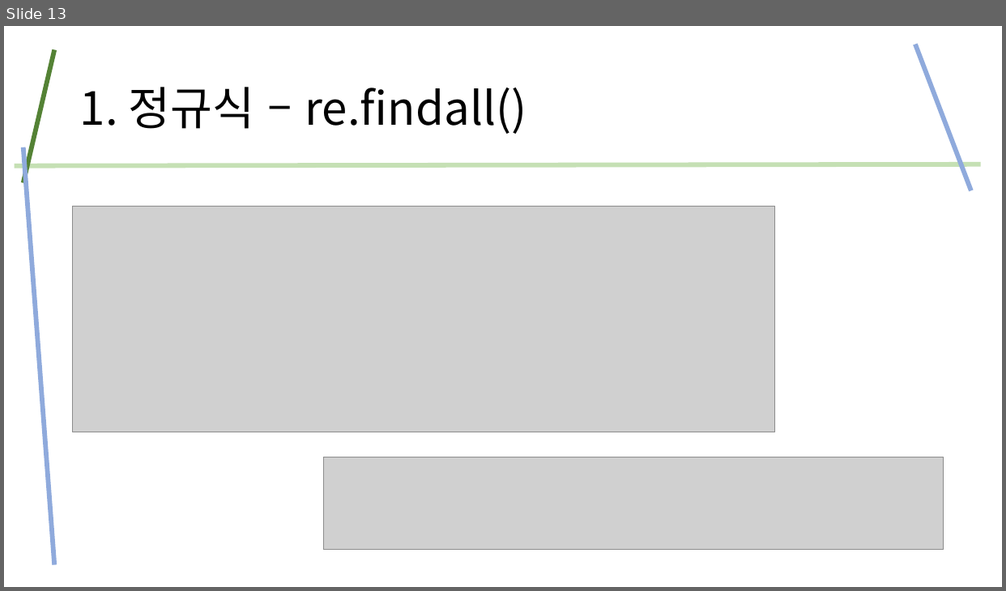
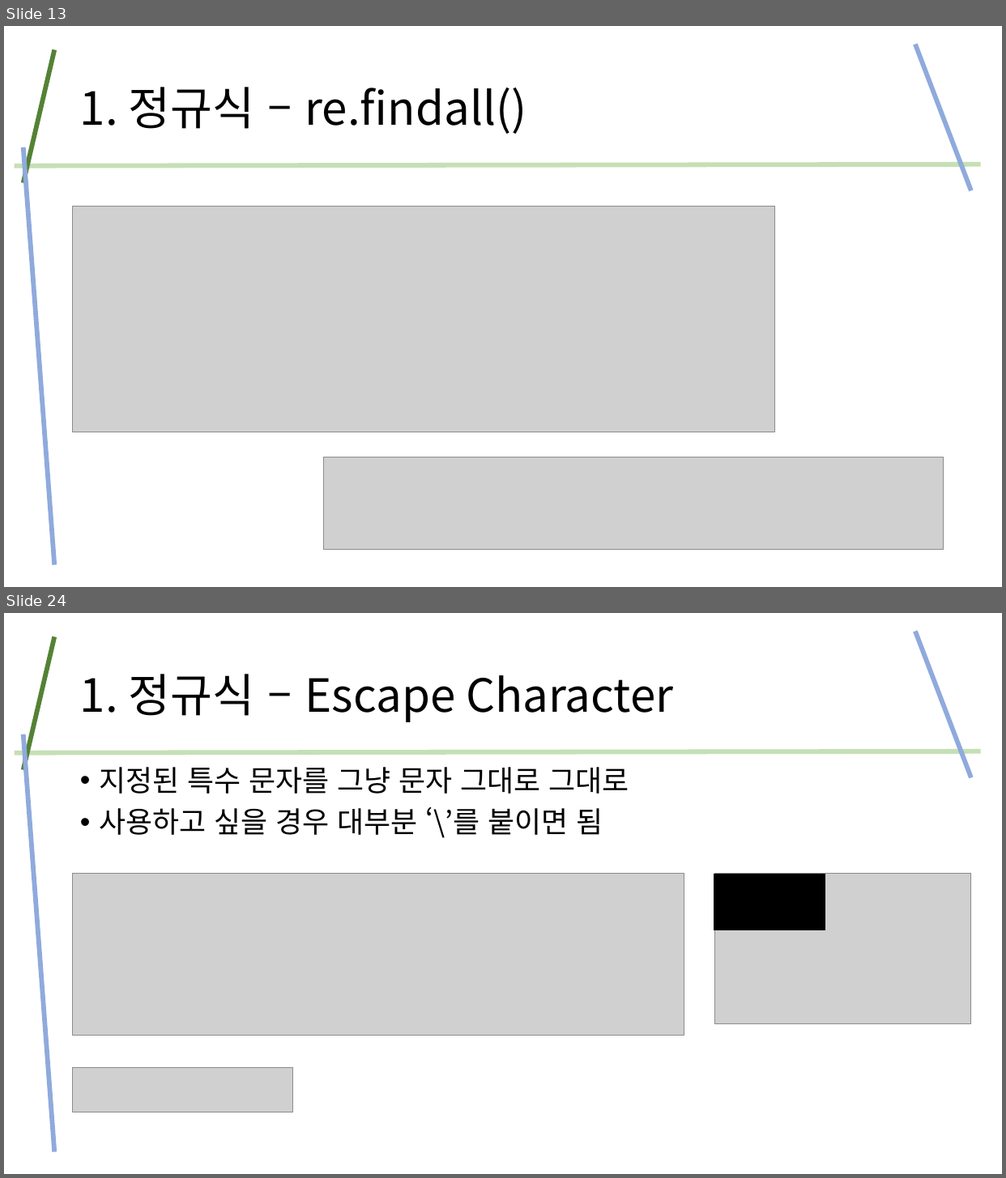
Before and after one commit to kig2929kig/ui, a slide deck: 정규식.pptx. Shown one above the other, each under a label of ours: slide 13 before the commit, slides 13 and 24 after it; the slides between them are not shown. The pictures are 1006x591 and 1006x1178 pixels, drawn with LibreOffice and Linux fonts; fonts in the diff are those of the drawing; grey boxes stand for pictures. Boxes give left, top, right and bottom in pixels: in the first picture for what was removed or moved away, otherwise in the second. Text is boxed around its words. In the diff, an @@ line names an element or a change of style, - is before the commit and + after.

```diff
--- a/정규식.pptx
+++ b/정규식.pptx
@@ slide 24 added at (4,613,1002,1174), background #FFFFFF @@
@@ line added from (971, 777) to (915, 631), #8FAADC 4.5 pt @@
@@ line added from (23, 770) to (54, 637), #548235 4.5 pt @@
@@ title added at (80,674,673,722), 44 pt, text #000000 @@
+1. 정규식 – Escape Character
@@ line added from (981, 752) to (15, 753), #C5E0B4 4.5 pt @@
@@ line added from (23, 735) to (54, 1152), #8FAADC 4.5 pt @@
@@ text added at (99,767,629,838), 28 pt, text #000000 @@
+• 지정된 특수 문자를 그냥 문자 그대로 그대로
+• 사용하고 싶을 경우 대부분 ‘\’를 붙이면 됨
@@ picture added at (73,874,684,1035) @@
@@ picture added at (714,874,971,1024) @@
@@ rectangle added at (714,875,825,930), fill #000000, outline #000000 1 pt @@
@@ picture added at (73,1068,293,1112) @@
```
Also in this commit, not shown: 5 slides changed, 7 other slides added.
